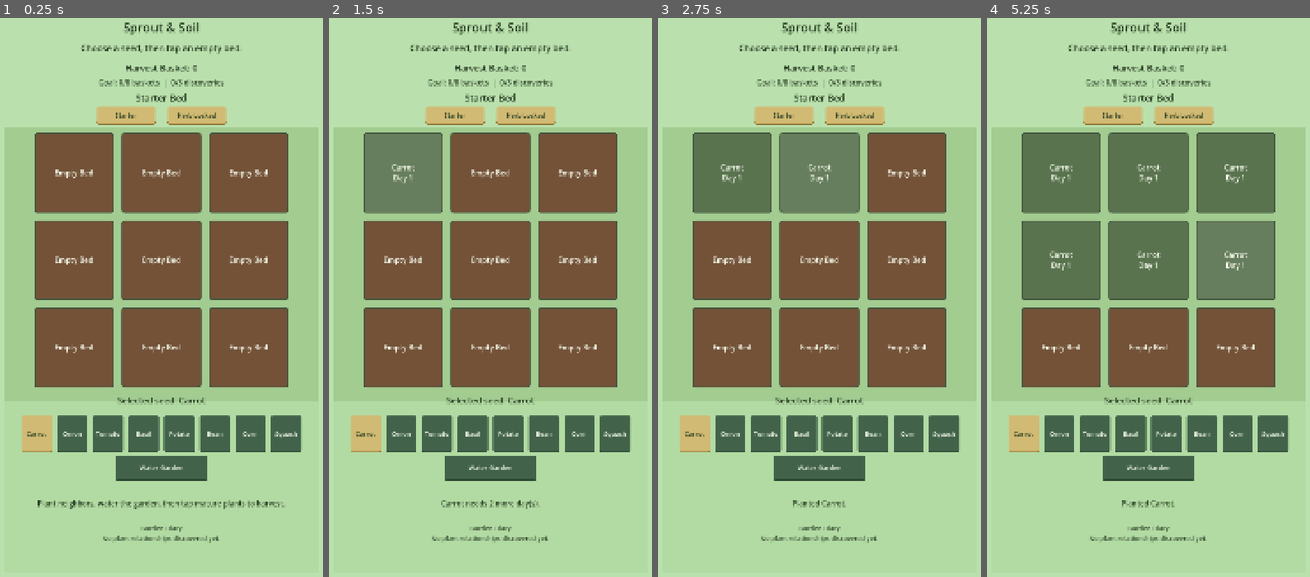
Above: before the commit, frames 1-4 (left to right).
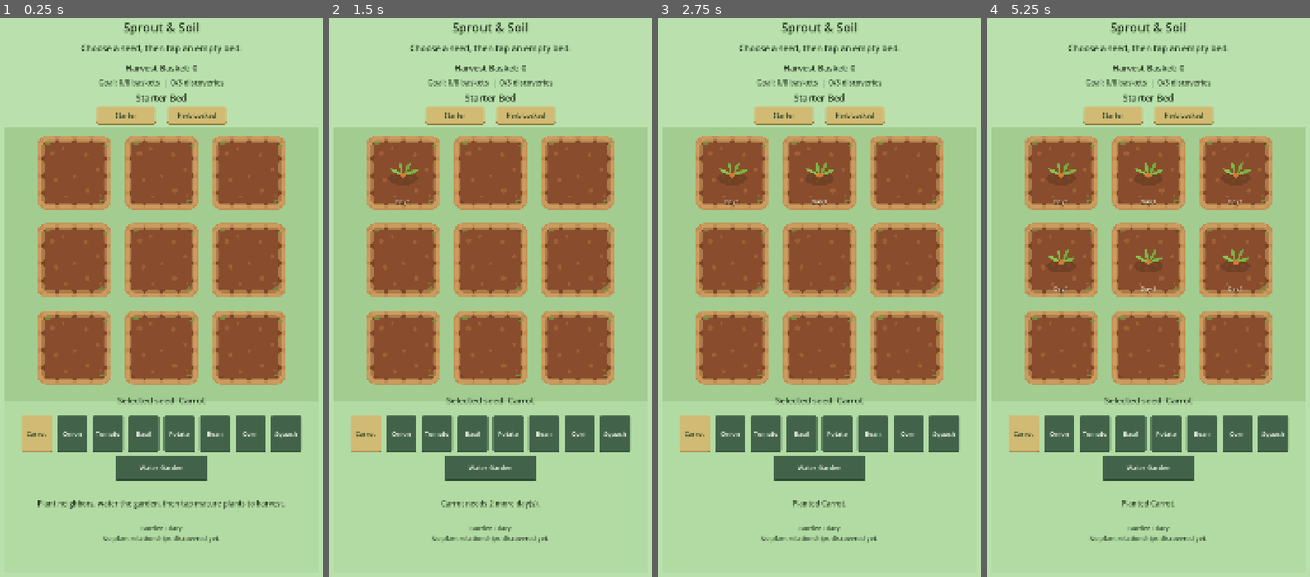
Above: after the commit, the same moments.

Repository: Angelo223/sprout-and-soil
Game: Godot game, scene res://MainScene.tscn
Same seed, same stepped clock (60 frames per second), same inputs: the game is played once before the commit and once after it.
Inputs (mouse positions are in pixels of both pictures, inside the frame that each line leads up to):
- Up to frame 1 (0.25 s): no input
- Up to frame 2 (1.5 s): click (403, 174) at 0.5 s, where only the run before the commit has a clickable "Empty Bed"; click (403, 174) at 1.27 s
- Up to frame 3 (2.75 s): click (819, 174) at 2 s, where only the run before the commit has a clickable "Empty Bed"
- Up to frame 4 (5.25 s): click (1235, 174) at 2.75 s, where only the run before the commit has a clickable "Empty Bed"; click (1061, 258) at 3.5 s, where only the run before the commit has a clickable "Empty Bed"; click (1148, 258) at 4.25 s, where only the run before the commit has a clickable "Empty Bed"; click (1235, 258) at 5 s, where only the run before the commit has a clickable "Empty Bed"

The runs differ from the first frame. In frame 1, 15% of the frame differs, in the area x 10-90%, y 20-67%; in frame 2, 17%; in frame 3, 19%; in frame 4, 26%.

Commit message:
Render garden tiles with textures and plant sprites

Diff:
--- a/scripts/garden/garden_tile.gd
+++ b/scripts/garden/garden_tile.gd
@@ -1,7 +1,10 @@
 class_name GardenTile
-extends Button
+extends Control
 
 signal tile_selected(tile: GardenTile)
+
+const TILE_SIZE := Vector2(260, 260)
+const BED_TEXTURE_PATH := "res://assets/tiles/beds/tile_bed_empty.svg"
 
 var tile_index: int = -1
 var grid_position: Vector2i = Vector2i.ZERO
@@ -9,19 +12,23 @@
 var plant_id: String = ""
 var growth_day: int = 0
 var health: String = "empty"
-var normal_style: StyleBoxFlat
-var hover_style: StyleBoxFlat
+
+var bed_texture: TextureRect
+var plant_texture: TextureRect
+var status_label: Label
+var click_button: Button
 
 func _ready() -> void:
-	pressed.connect(_on_pressed)
-	_apply_tile_theme()
-	_update_label()
+	custom_minimum_size = TILE_SIZE
+	size = TILE_SIZE
+	_build_visuals()
+	_update_visuals()
 
 func setup(index: int, position_in_grid: Vector2i, owning_bed_id: String = "") -> void:
 	tile_index = index
 	grid_position = position_in_grid
 	bed_id = owning_bed_id
-	_update_label()
+	_update_visuals()
 
 func is_empty() -> bool:
 	return plant_id.is_empty()
@@ -39,13 +46,13 @@
 	plant_id = seed_id
 	growth_day = 1
 	health = "healthy"
-	_update_label()
+	_update_visuals()
 
 func load_state(state: Dictionary) -> void:
 	plant_id = state.get("plant_id", "")
 	growth_day = state.get("growth_day", 0)
 	health = state.get("health", "empty")
-	_update_label()
+	_update_visuals()
 
 func get_state() -> Dictionary:
 	return {
@@ -59,7 +66,7 @@
 		return
 
 	growth_day = min(growth_day + day_count, PlantData.get_growth_days(plant_id))
-	_update_label()
+	_update_visuals()
 
 func get_days_until_mature() -> int:
 	if is_empty():
@@ -80,7 +87,7 @@
 	plant_id = ""
 	growth_day = 0
 	health = "empty"
-	_update_label()
+	_update_visuals()
 	return result
 
 func set_health_state(new_health: String) -> void:
@@ -88,76 +95,88 @@
 		return
 
 	health = new_health
-	_update_label()
+	_update_visuals()
+
+func _build_visuals() -> void:
+	if bed_texture != null:
+		return
+
+	bed_texture = TextureRect.new()
+	bed_texture.name = "BedTexture"
+	bed_texture.position = Vector2.ZERO
+	bed_texture.size = TILE_SIZE
+	bed_texture.expand_mode = TextureRect.EXPAND_IGNORE_SIZE
+	bed_texture.stretch_mode = TextureRect.STRETCH_KEEP_ASPECT_CENTERED
+	bed_texture.mouse_filter = Control.MOUSE_FILTER_IGNORE
+	add_child(bed_texture)
+
+	plant_texture = TextureRect.new()
+	plant_texture.name = "PlantTexture"
+	plant_texture.position = Vector2(32, 22)
+	plant_texture.size = Vector2(196, 196)
+	plant_texture.expand_mode = TextureRect.EXPAND_IGNORE_SIZE
+	plant_texture.stretch_mode = TextureRect.STRETCH_KEEP_ASPECT_CENTERED
+	plant_texture.mouse_filter = Control.MOUSE_FILTER_IGNORE
+	add_child(plant_texture)
+
+	status_label = Label.new()
+	status_label.name = "StatusLabel"
+	status_label.position = Vector2(20, 202)
+	status_label.size = Vector2(220, 42)
+	status_label.horizontal_alignment = HORIZONTAL_ALIGNMENT_CENTER
+	status_label.vertical_alignment = VERTICAL_ALIGNMENT_CENTER
+	status_label.add_theme_color_override("font_color", Color(0.98, 0.94, 0.82))
+	status_label.add_theme_color_override("font_shadow_color", Color(0.20, 0.12, 0.08, 0.75))
+	status_label.add_theme_constant_override("shadow_offset_x", 1)
+	status_label.add_theme_constant_override("shadow_offset_y", 2)
+	status_label.add_theme_font_size_override("font_size", 18)
+	add_child(status_label)
+
+	click_button = Button.new()
+	click_button.name = "ClickButton"
+	click_button.position = Vector2.ZERO
+	click_button.size = TILE_SIZE
+	click_button.text = ""
+	click_button.flat = true
+	click_button.focus_mode = Control.FOCUS_NONE
+	click_button.pressed.connect(_on_pressed)
+	add_child(click_button)
 
 func _on_pressed() -> void:
 	tile_selected.emit(self)
 
-func _apply_tile_theme() -> void:
-	normal_style = StyleBoxFlat.new()
-	normal_style.bg_color = _get_tile_color()
-	normal_style.corner_radius_top_left = 8
-	normal_style.corner_radius_top_right = 8
-	normal_style.corner_radius_bottom_left = 8
-	normal_style.corner_radius_bottom_right = 8
-	normal_style.border_width_left = 4
-	normal_style.border_width_top = 4
-	normal_style.border_width_right = 4
-	normal_style.border_width_bottom = 4
-	normal_style.border_color = Color(0.26, 0.33, 0.24)
-
-	hover_style = normal_style.duplicate() as StyleBoxFlat
-	hover_style.bg_color = _get_tile_hover_color()
-
-	add_theme_stylebox_override("normal", normal_style)
-	add_theme_stylebox_override("hover", hover_style)
-	add_theme_stylebox_override("pressed", hover_style)
-	add_theme_color_override("font_color", Color(0.98, 1.0, 0.94))
-	add_theme_color_override("font_hover_color", Color(0.98, 1.0, 0.94))
-	add_theme_color_override("font_pressed_color", Color(0.98, 1.0, 0.94))
-	add_theme_font_size_override("font_size", 24)
-
-func _update_label() -> void:
-	if is_empty():
-		text = "Empty Bed"
-		_refresh_tile_colors()
+func _update_visuals() -> void:
+	if bed_texture == null:
 		return
 
-	var health_text := ""
-	if health != "healthy":
-		health_text = "\n%s" % health.capitalize()
+	bed_texture.texture = load(BED_TEXTURE_PATH)
 
-	var mature_text := ""
-	if is_mature():
-		mature_text = "\nReady"
-
-	text = "%s\nDay %s%s%s" % [PlantData.get_display_name(plant_id), growth_day, health_text, mature_text]
-	_refresh_tile_colors()
-
-func _refresh_tile_colors() -> void:
-	if normal_style == null or hover_style == null:
+	if is_empty():
+		plant_texture.texture = null
+		status_label.text = ""
 		return
 
-	normal_style.bg_color = _get_tile_color()
-	hover_style.bg_color = _get_tile_hover_color()
+	var sprite_path := PlantData.get_stage_sprite_path(plant_id, growth_day)
+	if sprite_path.is_empty():
+		plant_texture.texture = null
+	else:
+		plant_texture.texture = load(sprite_path)
 
-func _get_tile_color() -> Color:
+	status_label.text = _get_status_text()
+
+func _get_status_text() -> String:
 	if is_empty():
-		return Color(0.45, 0.32, 0.22)
+		return ""
 
 	if is_mature():
-		return Color(0.53, 0.43, 0.20)
+		return "Ready"
 
 	match health:
 		"thriving":
-			return Color(0.30, 0.50, 0.26)
+			return "Thriving"
 		"stressed":
-			return Color(0.52, 0.34, 0.25)
+			return "Stressed"
 		"curious":
-			return Color(0.34, 0.44, 0.56)
+			return "Curious"
 		_:
-			return Color(0.35, 0.45, 0.31)
-
-func _get_tile_hover_color() -> Color:
-	var color: Color = _get_tile_color()
-	return color.lightened(0.08)
+			return "Day %s" % growth_day
